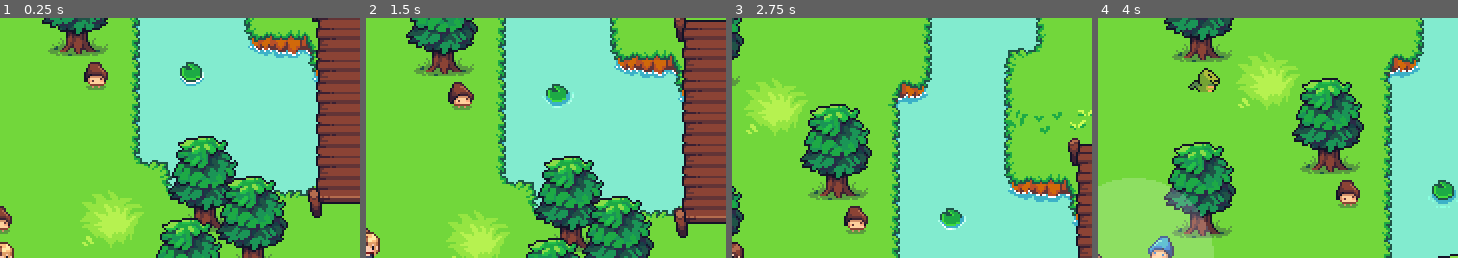
Above: before the commit, frames 1-4 (left to right).
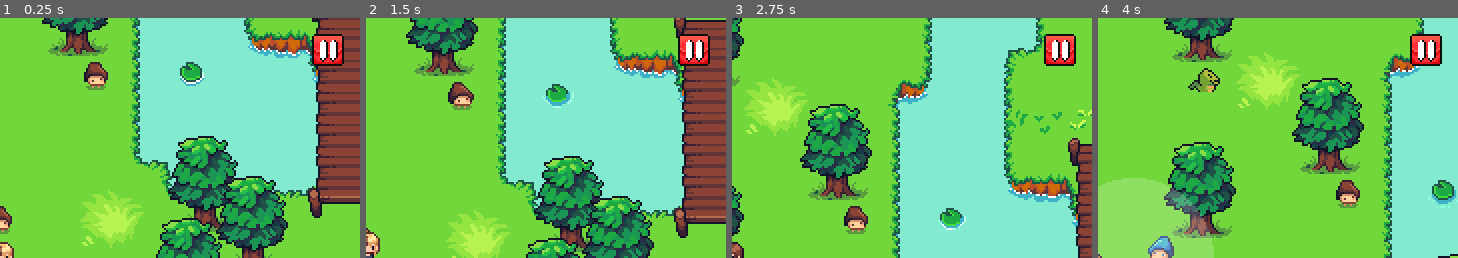
Above: after the commit, the same moments.

Repository: dmitrii-eremin/watch-your-step
Game: Godot game, scene res://scenes/world_scene.tscn
Same seed, same stepped clock (60 frames per second), same inputs: the game is played once before the commit and once after it. This scene is started directly instead of the project's main scene.
Inputs (mouse positions are % of the whole screen's width and height, from its top left):
- Up to frame 1 (0.25 s): no input
- Up to frame 2 (1.5 s): click (96, 7) at 0.52 s; tap Enter (ui_accept) at 1.25 s; move the mouse to (45, 70) at 1.27 s; hold Up (go_up) from 1.28 s (still down); click (45, 70) at 1.42 s
- Up to frame 3 (2.75 s): tap Enter (ui_accept) at 1.52 s; release Up (go_up) at 2 s; drag from (80, 65) to (63, 32) at 2.02 s
- Up to frame 4 (4 s): move the mouse to (20, 35) at 2.77 s; hold Left (go_left) 2.78-3.5 s; click (20, 35) at 2.92 s; drag from (55, 50) to (44, 76) at 3.52 s
The pictures show only the part of the screen within x 50-100%, y 0-50%; the shares and areas given below are measured in that part.

The runs differ from the first frame. In frame 1, 1.2% of the frame differs, in the area x 86-96%, y 6-20%; in frame 2, 1.2%; in frame 3, 1.2%; in frame 4, 1.2%.

Commit message:
added pause

Diff:
--- a/scenes/hud.gd
+++ b/scenes/hud.gd
@@ -3,6 +3,8 @@
 @onready var _stats_container: VBoxContainer = $MarginContainer/Control/StatsVBoxContainer
 @onready var _mushrooms_count_label: Label = $MarginContainer/Control/StatsVBoxContainer/HBoxContainer/CaughtMushroomsLabel
 @onready var _saved_mushrooms_label: Label = $MarginContainer/Control/StatsVBoxContainer/HBoxContainer2/SavedMushroomsLabel
+@onready var _pause_button: TextureButton = $MarginContainer/Control/PauseButton
+@onready var _pause_menu = $PauseMenu
 
 var _collected_mushrooms_count: int = 0
 var _original_mushrooms_count: int = 0
@@ -18,6 +20,7 @@
 
 func show_stats(visibility: bool) -> void:
 	_stats_container.visible = visibility
+	_pause_button.visible = visibility
 
 func _ready() -> void:
 	_original_mushrooms_count = get_tree().get_nodes_in_group("mushroom").size()
@@ -26,3 +29,12 @@
 
 func _update_collected_mushrooms_label() -> void:
 	_saved_mushrooms_label.text = "%d/%d" % [_collected_mushrooms_count, _original_mushrooms_count]
+
+func _input(event: InputEvent) -> void:
+	if event.is_action_pressed("ui_cancel"):
+		_on_pause_button_pressed()
+
+func _on_pause_button_pressed() -> void:
+	if not _pause_button.visible:
+		return
+	_pause_menu.pause()
--- a/scenes/hud.tscn
+++ b/scenes/hud.tscn
@@ -1,14 +1,20 @@
-[gd_scene load_steps=6 format=3 uid="uid://dlgniouxy3wtk"]
+[gd_scene load_steps=9 format=3 uid="uid://dlgniouxy3wtk"]
 
 [ext_resource type="Script" uid="uid://cwbt24sknouwh" path="res://scenes/hud.gd" id="1_ahhtf"]
 [ext_resource type="Texture2D" uid="uid://ocqdsfosqwja" path="res://assets/sprites/characters/mushroom_brown.png" id="2_5ysmq"]
 [ext_resource type="LabelSettings" uid="uid://bhlktkb5elsox" path="res://ui/hud_labels.tres" id="3_5ysmq"]
 [ext_resource type="Texture2D" uid="uid://dgs2vs7k2tpas" path="res://assets/sprites/icons/house.png" id="4_6fi6k"]
+[ext_resource type="Texture2D" uid="uid://do7t2cf4sjr2d" path="res://assets/sprites/icons/buttons.png" id="5_uo2fv"]
+[ext_resource type="PackedScene" uid="uid://dxoliq3ja2k75" path="res://scenes/ui/pause_menu.tscn" id="6_047uy"]
 
 [sub_resource type="AtlasTexture" id="AtlasTexture_6fi6k"]
 atlas = ExtResource("2_5ysmq")
 region = Rect2(0, 16, 16, 16)
 margin = Rect2(0, -2, 0, 0)
+
+[sub_resource type="AtlasTexture" id="AtlasTexture_047uy"]
+atlas = ExtResource("5_uo2fv")
+region = Rect2(80, 48, 16, 16)
 
 [node name="HUD" type="CanvasLayer"]
 script = ExtResource("1_ahhtf")
@@ -57,3 +63,15 @@
 layout_mode = 2
 text = "0"
 label_settings = ExtResource("3_5ysmq")
+
+[node name="PauseButton" type="TextureButton" parent="MarginContainer/Control"]
+layout_mode = 0
+offset_left = 328.0
+offset_right = 344.0
+offset_bottom = 16.0
+texture_normal = SubResource("AtlasTexture_047uy")
+
+[node name="PauseMenu" parent="." instance=ExtResource("6_047uy")]
+visible = false
+
+[connection signal="pressed" from="MarginContainer/Control/PauseButton" to="." method="_on_pause_button_pressed"]
--- /dev/null
+++ b/scenes/ui/pause_menu.gd
@@ -0,0 +1,30 @@
+extends Control
+
+signal on_resume()
+
+@onready var _main_menu_button: Button = $MainMenuButton
+@onready var _resume_button: Button = $ResumeButton
+
+func pause() -> void:
+	get_tree().paused = true
+	show()
+
+func _ready() -> void:
+	set_process_input(true)
+
+func _input(event: InputEvent) -> void:
+	if event is InputEventMouseButton and event.pressed:
+		if _main_menu_button.get_global_rect().has_point(event.position):
+			_on_main_menu_button_pressed()
+		elif _resume_button.get_global_rect().has_point(event.position):
+			_on_resume_button_pressed()
+
+func _on_main_menu_button_pressed() -> void:
+	get_tree().paused = false
+	hide()
+	Transition.change_scene("res://scenes/levels/menu_level.tscn")
+
+func _on_resume_button_pressed() -> void:
+	get_tree().paused = false
+	hide()
+	on_resume.emit()
--- /dev/null
+++ b/scenes/ui/pause_menu.tscn
@@ -0,0 +1,68 @@
+[gd_scene load_steps=3 format=3 uid="uid://dxoliq3ja2k75"]
+
+[ext_resource type="LabelSettings" uid="uid://b417rllb10c4o" path="res://ui/hud_labels_big.tres" id="1_6tw0m"]
+[ext_resource type="Script" uid="uid://dfqo8rr446jeb" path="res://scenes/ui/pause_menu.gd" id="1_8uki6"]
+
+[node name="PauseMenu" type="Control"]
+process_mode = 2
+layout_mode = 3
+anchors_preset = 15
+anchor_right = 1.0
+anchor_bottom = 1.0
+grow_horizontal = 2
+grow_vertical = 2
+script = ExtResource("1_8uki6")
+
+[node name="ColorRect" type="ColorRect" parent="."]
+layout_mode = 1
+anchors_preset = 15
+anchor_right = 1.0
+anchor_bottom = 1.0
+grow_horizontal = 2
+grow_vertical = 2
+mouse_filter = 1
+color = Color(0, 0, 0, 0.5372549)
+
+[node name="Label" type="Label" parent="."]
+layout_mode = 1
+anchors_preset = 10
+anchor_right = 1.0
+offset_top = 48.0
+offset_bottom = 64.0
+grow_horizontal = 2
+size_flags_horizontal = 3
+text = "PAUSE"
+label_settings = ExtResource("1_6tw0m")
+horizontal_alignment = 1
+
+[node name="ResumeButton" type="Button" parent="."]
+custom_minimum_size = Vector2(100, 40)
+layout_mode = 1
+anchors_preset = 8
+anchor_left = 0.5
+anchor_top = 0.5
+anchor_right = 0.5
+anchor_bottom = 0.5
+offset_left = -50.0
+offset_top = -20.0
+offset_right = 50.0
+offset_bottom = 20.0
+grow_horizontal = 2
+grow_vertical = 2
+text = "Resume"
+
+[node name="MainMenuButton" type="Button" parent="."]
+custom_minimum_size = Vector2(100, 40)
+layout_mode = 1
+anchors_preset = 8
+anchor_left = 0.5
+anchor_top = 0.5
+anchor_right = 0.5
+anchor_bottom = 0.5
+offset_left = -50.0
+offset_top = 24.0
+offset_right = 50.0
+offset_bottom = 64.0
+grow_horizontal = 2
+grow_vertical = 2
+text = "Main Menu"
--- /dev/null
+++ b/ui/hud_labels_big.tres
@@ -0,0 +1,10 @@
+[gd_resource type="LabelSettings" load_steps=2 format=3 uid="uid://b417rllb10c4o"]
+
+[ext_resource type="FontFile" uid="uid://c66ry4c5sfiia" path="res://assets/fonts/main.ttf" id="1_ck1ab"]
+
+[resource]
+font = ExtResource("1_ck1ab")
+outline_size = 2
+outline_color = Color(0, 0, 0, 1)
+shadow_size = 0
+shadow_offset = Vector2(0, 0)
Binary file added: assets/sprites/icons/buttons.png
Not shown, added: assets/sprites/icons/buttons.png.import
Not shown, added: scenes/ui/pause_menu.gd.uid
